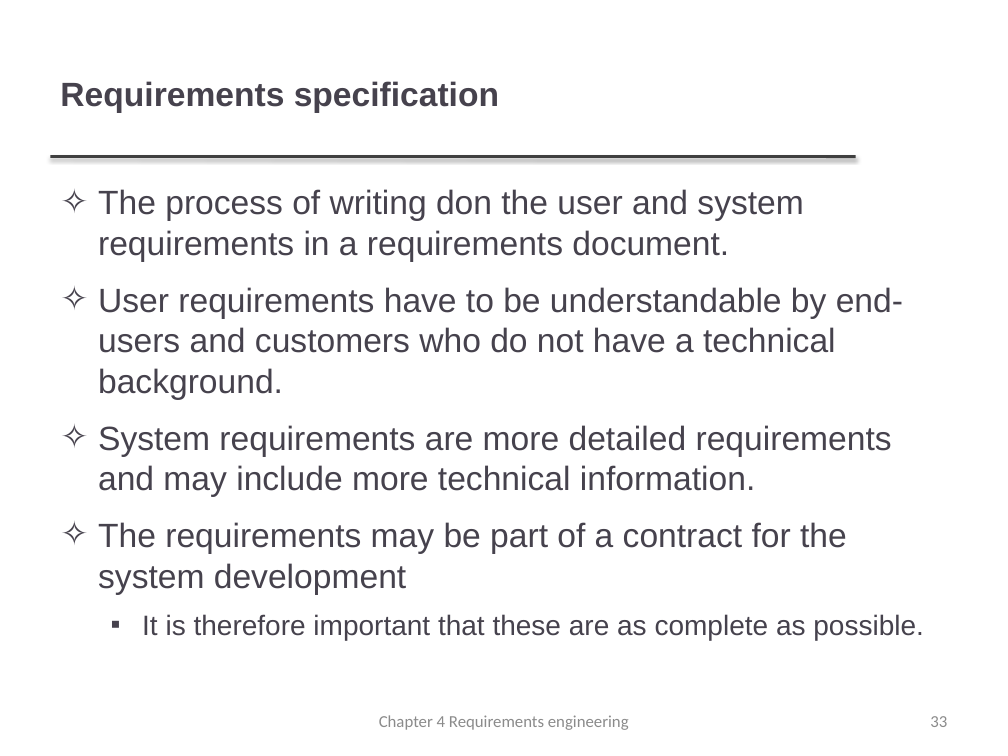
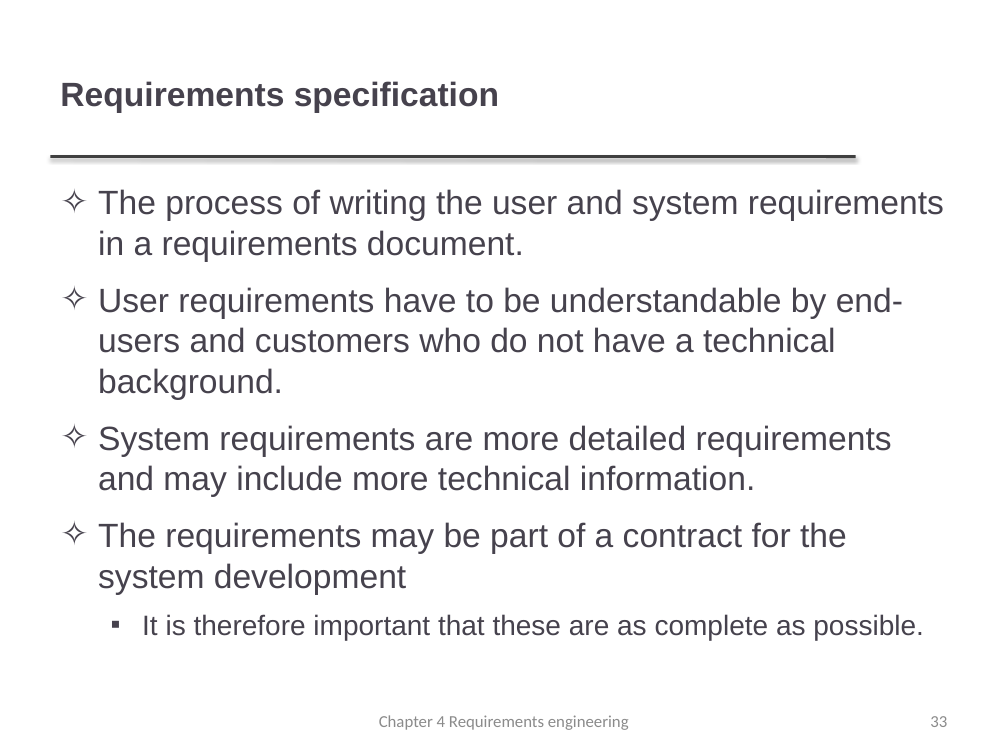
Before and after one commit to FurkanGozukara/CSE307_2018, a slide deck: slide 33 of Chapter 4 - Requirements Engineering.pptx. Drawn at 1008x756 pixels with LibreOffice and Linux fonts; fonts in the diff are those of the drawing; background and template pictures are left out. Boxes give left, top, right and bottom in pixels: in the first picture for what was removed or moved away, otherwise in the second. Text is boxed around its words. In the diff, an @@ line names an element or a change of style, - is before the commit and + after.

Commit message:
lecture 4 upload

```diff
--- a/Chapter 4 - Requirements Engineering.pptx
+++ b/Chapter 4 - Requirements Engineering.pptx
@@ text at box(98, 189, 944, 262): text changed @@
-✧ The process of writing don the user and system requirements in a requirements document.
+✧ The process of writing the user and system requirements in a requirements document.
```
Also in this commit, not shown: 2 other slides changed, 1 other file.
